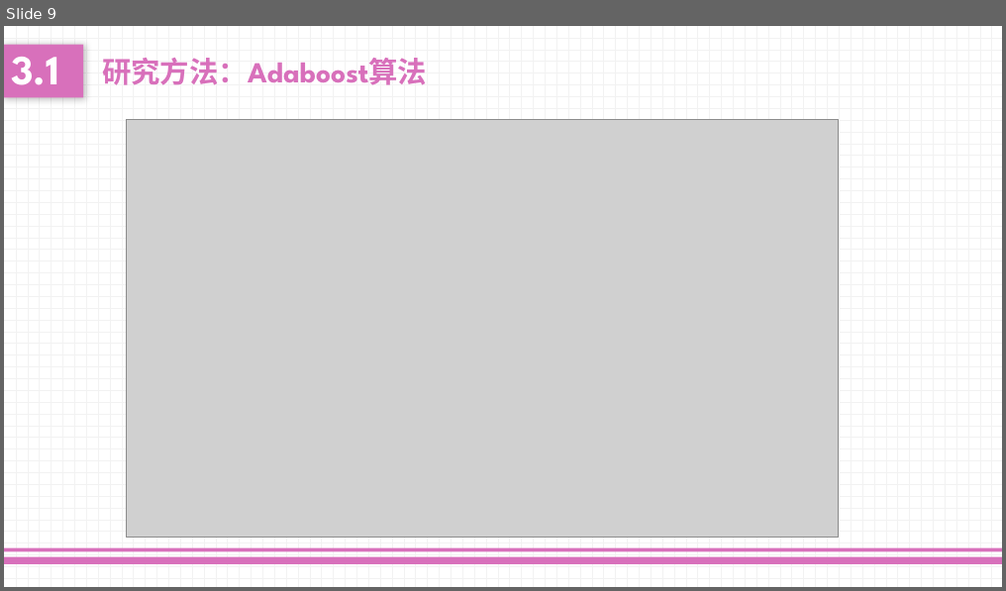
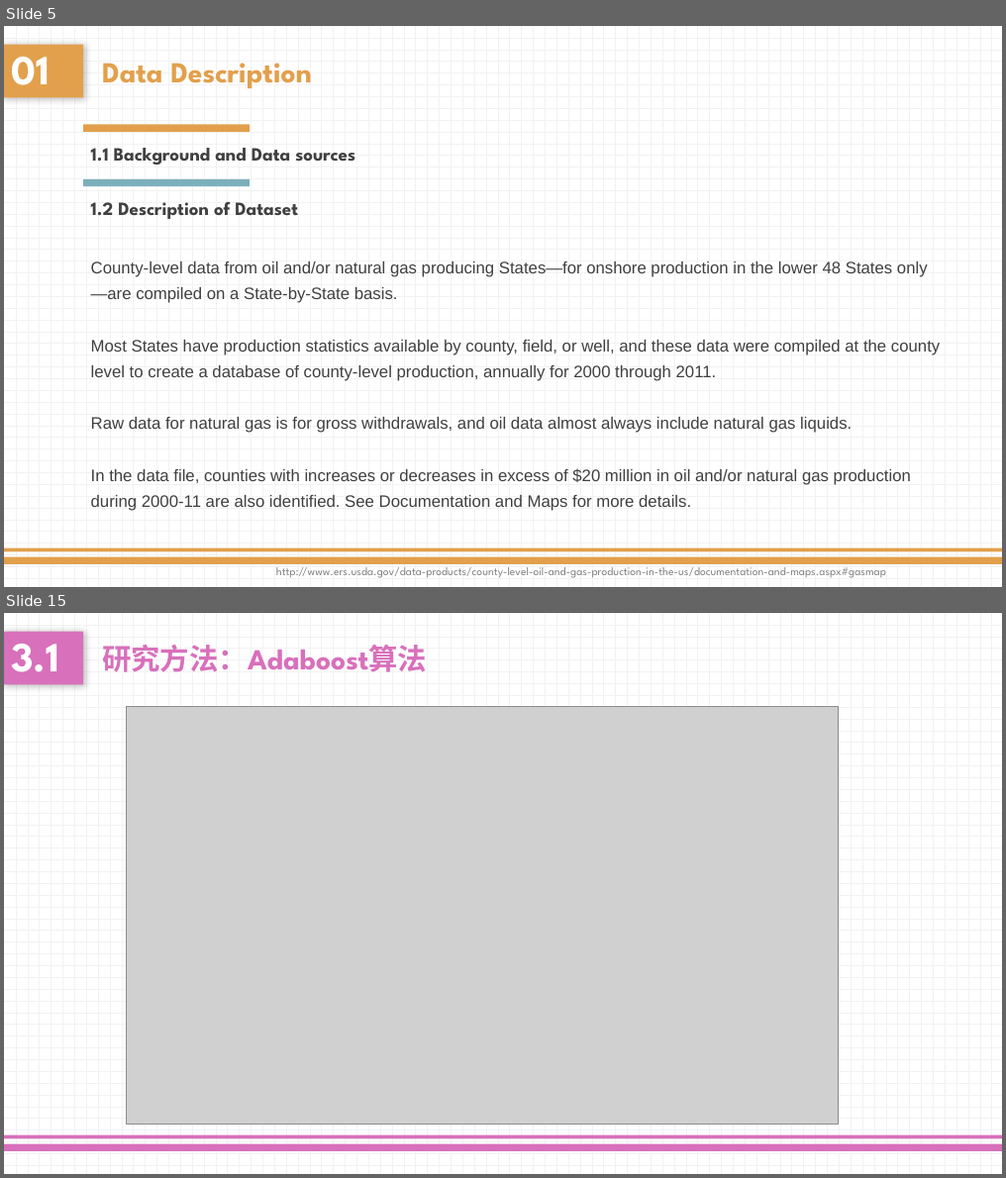
Before and after one commit to lloydliu717/MidtermProject, a slide deck: Presentation.pptx. Shown one above the other, each under a label of ours: slide 9 before the commit, slides 5 and 15 after it; the slides between them are not shown. The pictures are 1006x591 and 1006x1178 pixels, drawn with LibreOffice and Linux fonts; fonts in the diff are those of the drawing; grey boxes stand for pictures. Boxes give left, top, right and bottom in pixels: in the first picture for what was removed or moved away, otherwise in the second. Text is boxed around its words. In the diff, an @@ line names an element or a change of style, - is before the commit and + after.

```diff
--- a/Presentation.pptx
+++ b/Presentation.pptx
@@ slide 5 added at <box>4,26,1002,587</box>, background pattern #F2F2F2 on #FFFFFF @@
@@ text added at <box>4,44,83,97</box>, fill #E2A04C, 40 pt, text #FFFFFF, bold @@
+01
@@ text added at <box>102,63,312,88</box>, 28 pt, text #E2A04C, bold @@
+Data Description
@@ rectangle added at <box>83,125,250,132</box>, fill #E2A04C @@
@@ text added at <box>91,148,355,165</box>, 18 pt, text #404040, bold @@
+1.1 Background and Data sources
@@ rectangle added at <box>83,179,250,187</box>, fill #7CAFBC @@
@@ text added at <box>91,202,298,219</box>, 18 pt, text #404040, bold @@
+1.2 Description of Dataset
@@ text added at <box>91,261,940,511</box>, 16 pt, text #404040 @@
+County-level data from oil and/or natural gas producing States—for onshore production in the lower 48 States only—are compiled on a State-by-State basis.
+Most States have production statistics available by county, field, or well, and these data were compiled at the county level to create a database of county-level production, annually for 2000 through 2011.
+Raw data for natural gas is for gross withdrawals, and oil data almost always include natural gas liquids.
+In the data file, counties with increases or decreases in excess of $20 million in oil and/or natural gas production during 2000-11 are also identified. See Documentation and Maps for more details.
@@ rectangle added at <box>4,558,1002,565</box>, fill #E2A04C @@
@@ rectangle added at <box>4,549,1002,553</box>, fill #E2A04C @@
@@ text added at <box>276,564,886,578</box>, 11 pt, text #808080 @@
+http://www.ers.usda.gov/data-products/county-level-oil-and-gas-production-in-the-us/documentation-and-maps.aspx#gasmap
@@ what was slide 9 is now slide 15 @@
```
Also in this commit, not shown: 2 slides changed, 11 other slides added, 6 slides removed.
